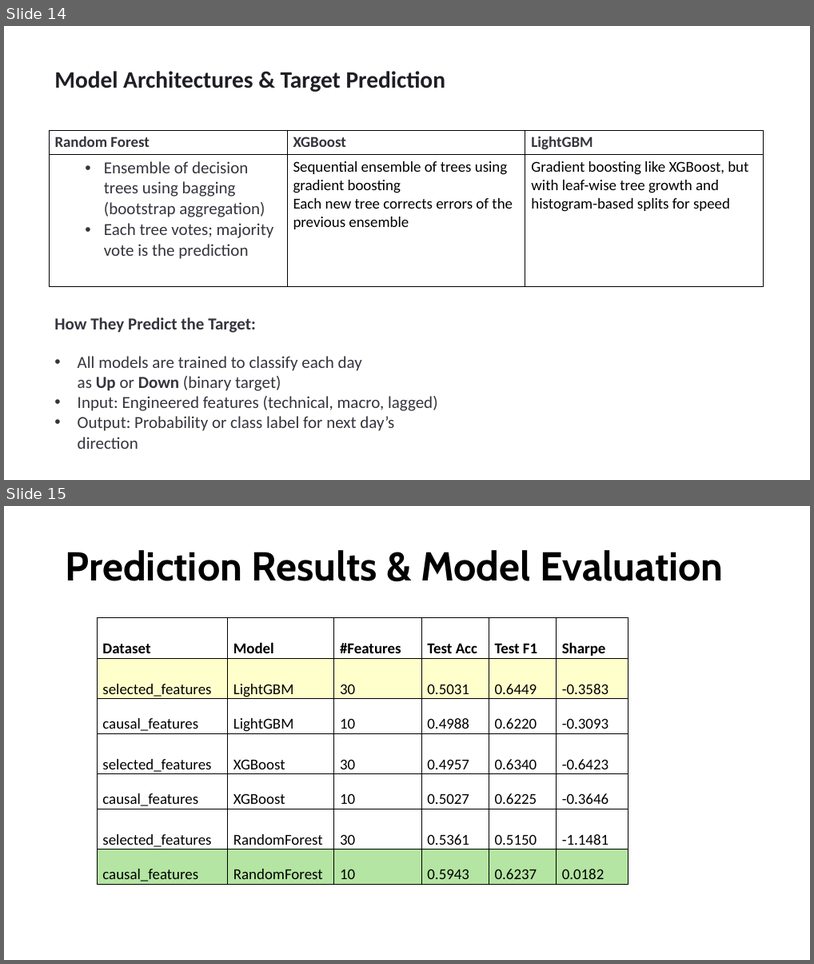
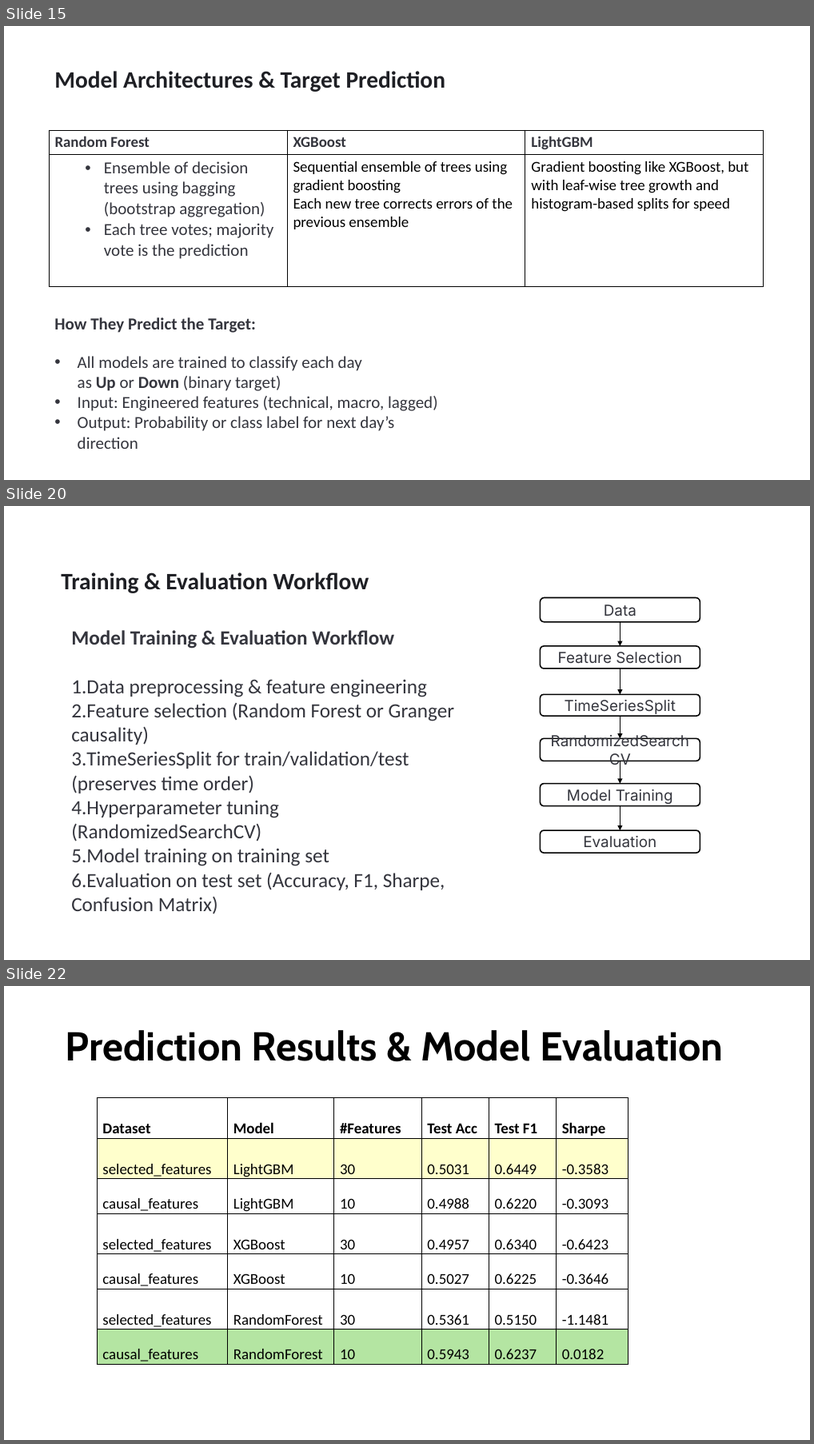
Before and after one commit to sjohny-uh/Causal_Inference_Project, a slide deck: Presentation/Causal_Inference_Presentation.pptx. Shown one above the other, each under a label of ours: slides 14 and 15 before the commit, slides 15, 20 and 22 after it; the slides between them are not shown. The pictures are 814x964 and 814x1444 pixels, drawn with LibreOffice and Linux fonts; fonts in the diff are those of the drawing. Boxes give left, top, right and bottom in pixels: in the first picture for what was removed or moved away, otherwise in the second. Text is boxed around its words. In the diff, an @@ line names an element or a change of style, - is before the commit and + after.

```diff
--- a/Presentation/Causal_Inference_Presentation.pptx
+++ b/Presentation/Causal_Inference_Presentation.pptx
@@ slide 20 added at [4, 506, 810, 960], background #FFFFFF @@
@@ text added at [61, 572, 370, 593], 28 pt, text #1E1F24, bold @@
+Training & Evaluation Workflow
@@ rounded rectangle added at [541, 597, 700, 621], fill #FFFFFF, outline #000000 1.5 pt, 18 pt, text #34353D @@
+Data
@@ arrow added from (621, 622) to (621, 646), #000000 1.5 pt @@
@@ text added at [71, 630, 454, 914], 24 pt, text #34353D @@
+Model Training & Evaluation Workflow
+1. Data preprocessing & feature engineering
+2. Feature selection (Random Forest or Granger causality)
+3. TimeSeriesSplit for train/validation/test (preserves time order)
+4. Hyperparameter tuning (RandomizedSearchCV)
+5. Model training on training set
+6. Evaluation on test set (Accuracy, F1, Sharpe, Confusion Matrix)
@@ rounded rectangle added at [541, 646, 700, 668], fill #FFFFFF, outline #000000 1.5 pt, 18 pt, text #34353D @@
+Feature Selection
@@ arrow added from (621, 668) to (621, 694), #000000 1.5 pt @@
@@ rounded rectangle added at [541, 694, 700, 716], fill #FFFFFF, outline #000000 1.5 pt, 18 pt, text #34353D @@
+TimeSeriesSplit
@@ arrow added from (621, 716) to (621, 738), #000000 1.5 pt @@
@@ rounded rectangle added at [541, 738, 700, 760], fill #FFFFFF, outline #000000 1.5 pt, 18 pt, text #34353D @@
+RandomizedSearchCV
@@ arrow added from (621, 760) to (621, 784), #000000 1.5 pt @@
@@ rounded rectangle added at [541, 784, 700, 806], fill #FFFFFF, outline #000000 1.5 pt, 18 pt, text #34353D @@
+Model Training
@@ arrow added from (621, 806) to (621, 830), #000000 1.5 pt @@
@@ rounded rectangle added at [541, 830, 700, 852], fill #FFFFFF, outline #000000 1.5 pt, 18 pt, text #34353D @@
+Evaluation
@@ what was slide 14 is now slide 15 @@
@@ what was slide 15 is now slide 22 @@
```
Also in this commit, not shown: 5 other slides added, 2 other files.
